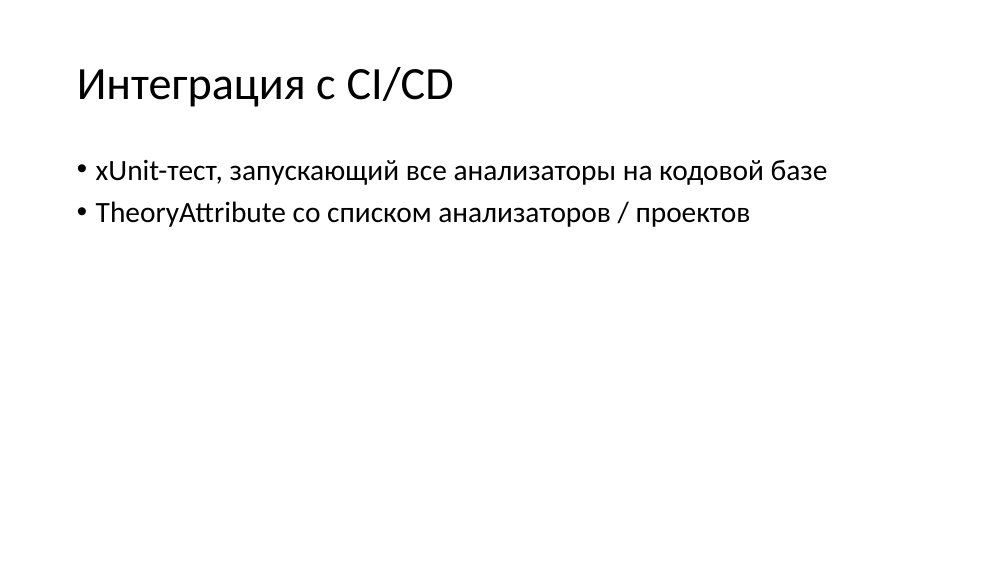
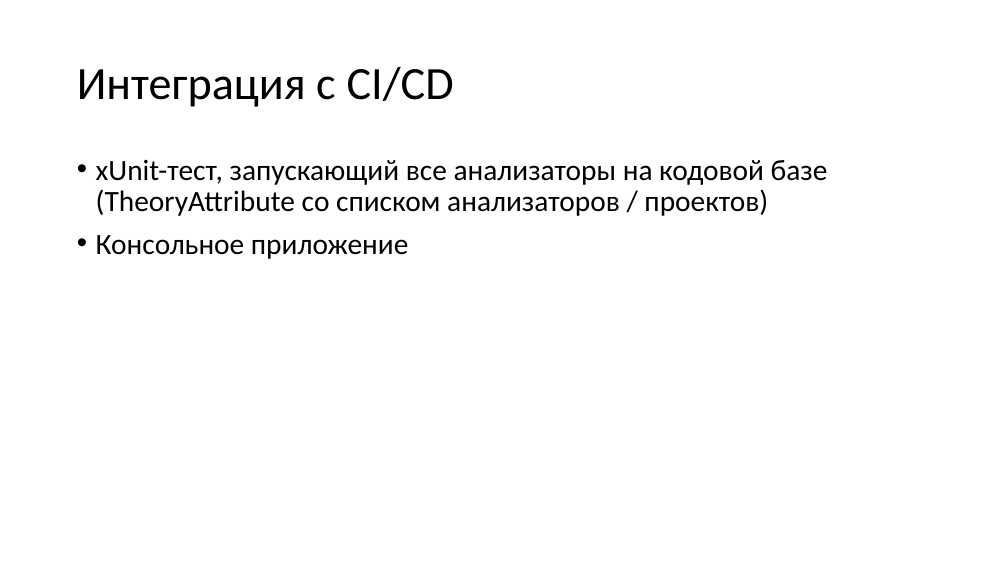
Before and after one commit to dropsonic/dotNext2019_slides, a slide deck: slide 45 of Roslyn - mastering static code analysis.pptx (slide 35 before the commit). Drawn at 1008x567 pixels with LibreOffice and Linux fonts; fonts in the diff are those of the drawing. Boxes give left, top, right and bottom in pixels: in the first picture for what was removed or moved away, otherwise in the second. Text is boxed around its words. In the diff, an @@ line names an element or a change of style, - is before the commit and + after.

```diff
--- a/Roslyn - mastering static code analysis.pptx
+++ b/Roslyn - mastering static code analysis.pptx
@@ text at [96, 160, 828, 259]: text changed @@
-• xUnit-тест, запускающий все анализаторы на кодовой базе
-• TheoryAttribute со списком анализаторов / проектов
+• xUnit-тест, запускающий все анализаторы на кодовой базе (TheoryAttribute со списком анализаторов / проектов)
+• Консольное приложение
```
Also in this commit, not shown: 9 other slides changed, 18 slides added, 8 slides removed, 3 other files.
